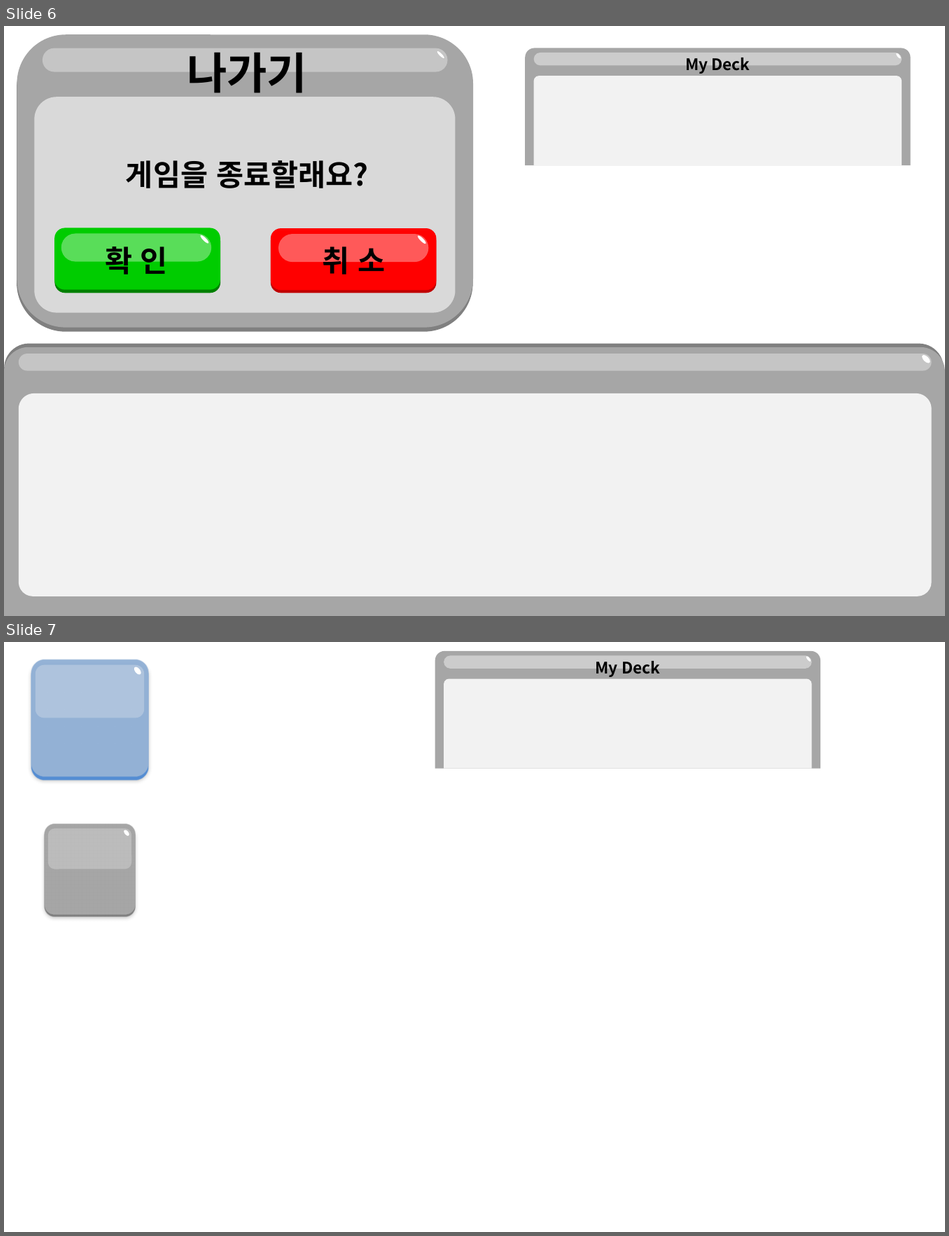
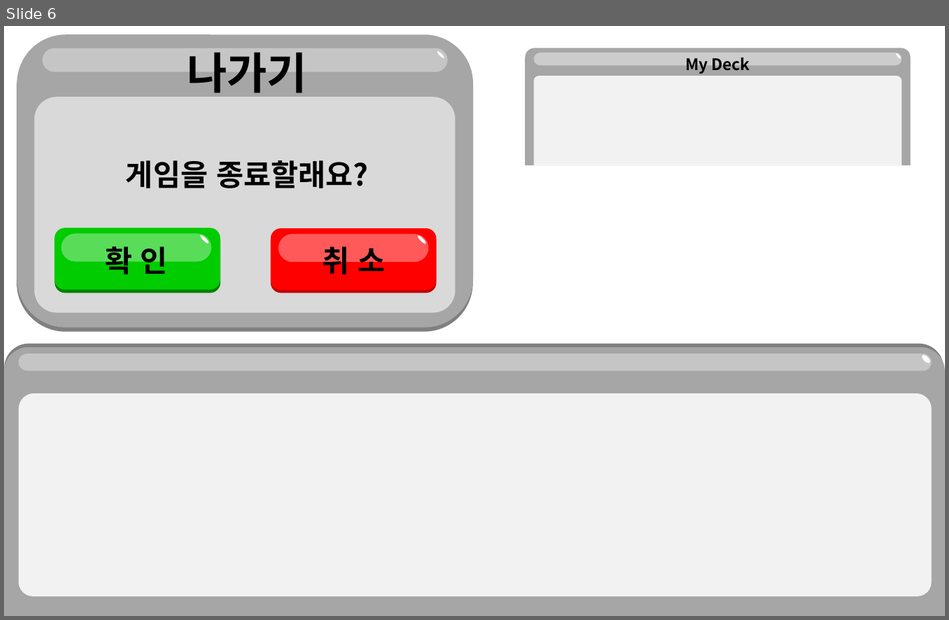
Before and after one commit to JinsooLee-Testing/aww, a slide deck: 기획문서/UI.pptx. Shown one above the other, each under a label of ours: slides 6 and 7 before the commit, slide 6 after it. The pictures are 949x1236 and 949x620 pixels, drawn with LibreOffice and Linux fonts; fonts in the diff are those of the drawing. Boxes give left, top, right and bottom in pixels: in the first picture for what was removed or moved away, otherwise in the second. Text is boxed around its words. In the diff, an @@ line names an element or a change of style, - is before the commit and + after.

```diff
--- a/기획문서/UI.pptx
+++ b/기획문서/UI.pptx
@@ slide 7 removed at (4, 642, 945, 1232), background #FFFFFF @@
@@ group removed at (435, 651, 820, 768): 3 round same rects, 1 ellipse, 1 text @@
-My Deck
@@ group removed at (31, 659, 149, 780): 3 rounded rectangles, 1 ellipse @@
@@ group removed at (45, 823, 135, 916): 3 rounded rectangles, 1 ellipse @@
```
Also in this commit, not shown: 1 slide added, 9 other files.
